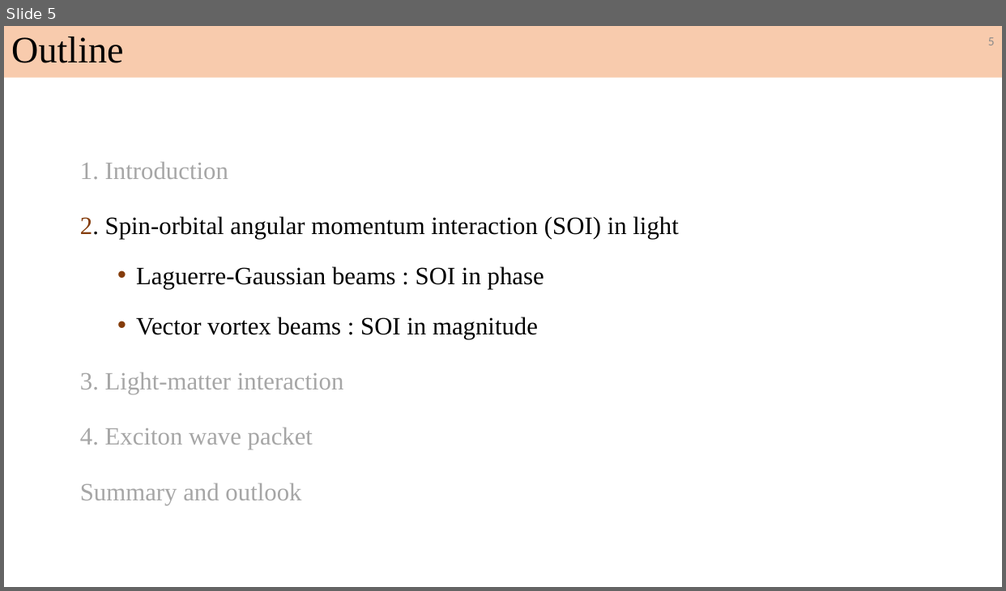
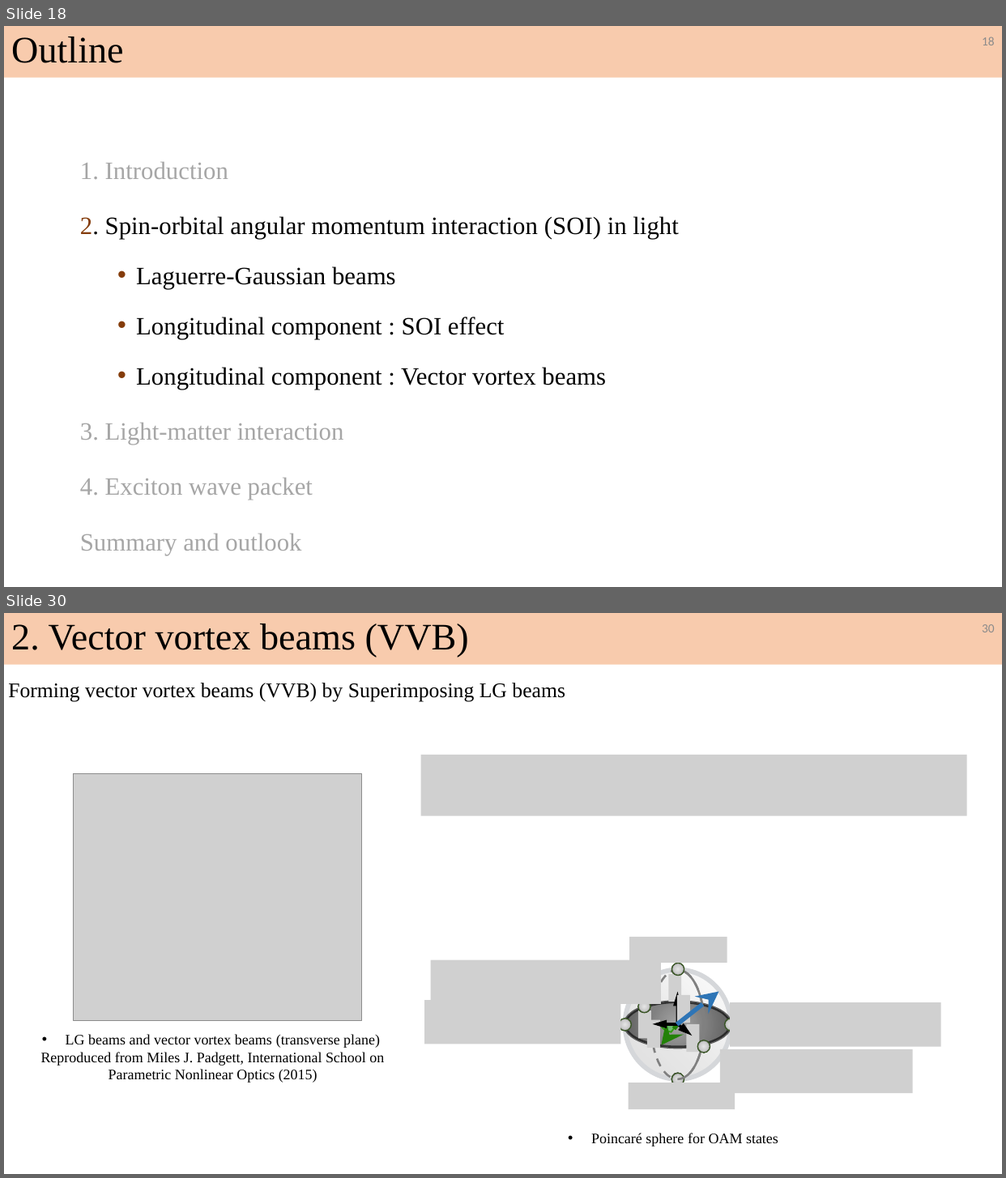
Before and after one commit to Liubroke13/Main_code, a slide deck: Final/碩士總結/RY_Defense_v1.pptx. Shown one above the other, each under a label of ours: slide 5 before the commit, slides 18 and 30 after it; the slides between them are not shown. The pictures are 1006x591 and 1006x1178 pixels, drawn with LibreOffice and Linux fonts; fonts in the diff are those of the drawing; grey boxes stand for pictures; background and template pictures are left out. Boxes give left, top, right and bottom in pixels: in the first picture for what was removed or moved away, otherwise in the second. Text is boxed around its words. In the diff, an @@ line names an element or a change of style, - is before the commit and + after.

```diff
--- a/Final/碩士總結/RY_Defense_v1.pptx
+++ b/Final/碩士總結/RY_Defense_v1.pptx
@@ slide 30 added at <box>4,613,1002,1174</box>, background #FFFFFF @@
@@ rectangle added at <box>4,613,1002,664</box>, fill #F8CBAD, 36 pt, text #000000 @@
+2. Vector vortex beams (VVB)
@@ page number added at <box>982,624,995,632</box>, 12 pt, text #8C8C8C @@
+30
@@ text added at <box>8,683,565,702</box>, 20 pt, text #000000 @@
+Forming vector vortex beams (VVB) by Superimposing LG beams
@@ picture added at <box>421,755,967,815</box> @@
@@ picture added at <box>74,774,362,1021</box> @@
@@ text added at <box>41,1034,384,1083</box>, 14 pt, text #000000 @@
+• LG beams and vector vortex beams (transverse plane)
+Reproduced from Miles J. Padgett, International School on Parametric Nonlinear Optics (2015)
@@ group added at <box>424,937,941,1147</box>: 11 ellipses, 11 pictures, 5 arrows, 2 arc (boxed as its full ellipse)s, 2 pie slice (boxed as its full ellipse)s, 1 text @@
+• Poincaré sphere for OAM states
@@ what was slide 5 is now slide 18 @@
@@ slide 18 changed as well @@
@@ page number at <box>982,37,995,45</box>: text changed @@
-5
+18
@@ text at <box>136,267,606,390</box>: text changed @@
-  • Laguerre-Gaussian beams : SOI in phase
-  • Vector vortex beams : SOI in magnitude
+  • Laguerre-Gaussian beams
+  • Longitudinal component : SOI effect
+  • Longitudinal component : Vector vortex beams
```
Also in this commit, not shown: 8 other slides changed, 39 other slides added, 1 slide removed, 34 other files.
